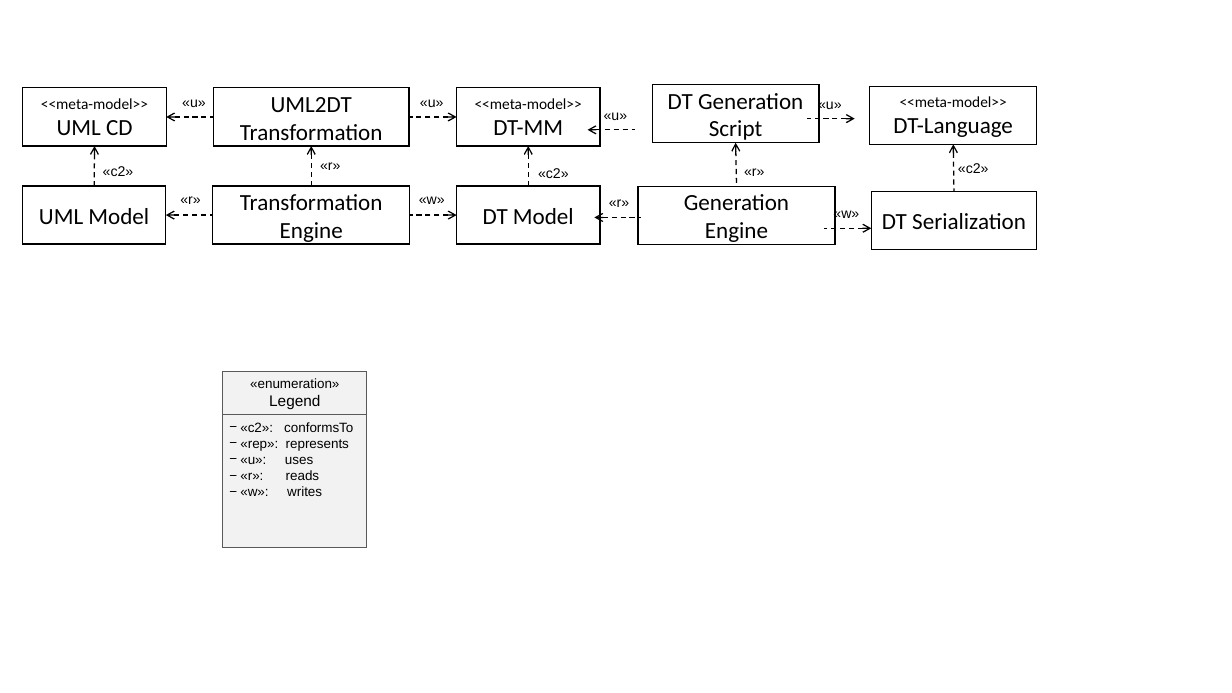
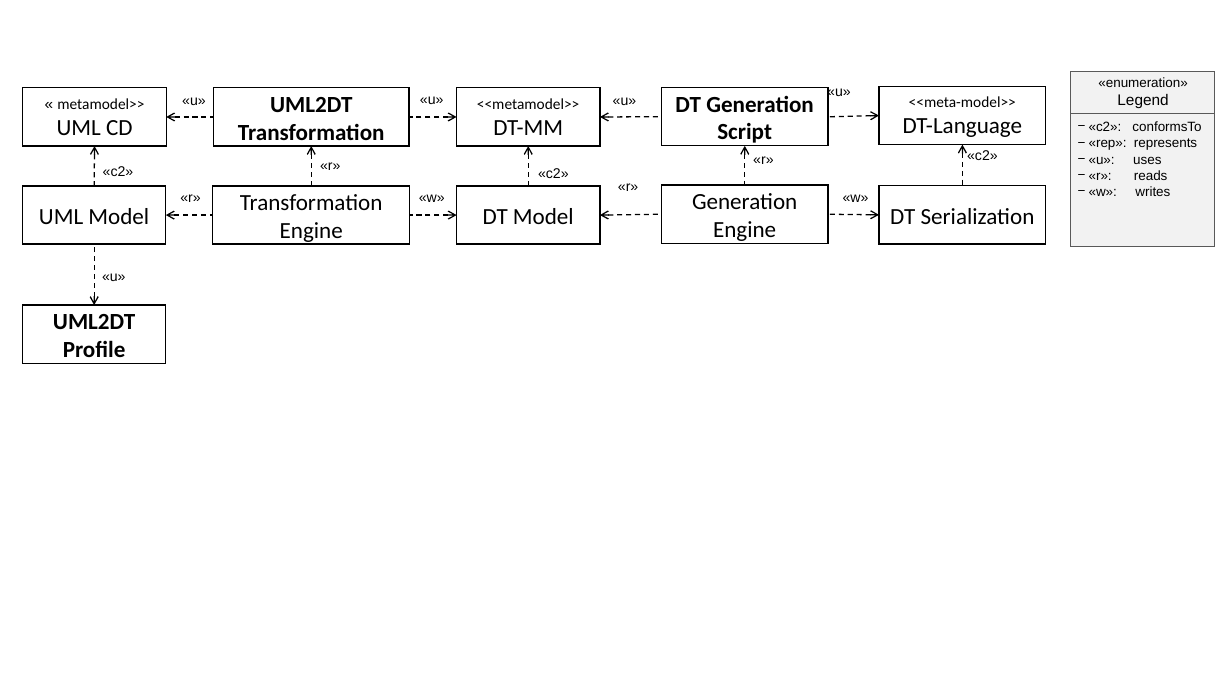
Before and after one commit to derlehner/dt_language_comparison, a slide deck: slide 20 of Figures.pptx (slide 12 before the commit). Drawn at 1232x693 pixels with LibreOffice and Linux fonts; fonts in the diff are those of the drawing. Boxes give left, top, right and bottom in pixels: in the first picture for what was removed or moved away, otherwise in the second. Text is boxed around its words. In the diff, an @@ line names an element or a change of style, - is before the commit and + after.

```diff
--- a/Figures.pptx
+++ b/Figures.pptx
@@ rectangle "UML2DT Transformation" at bbox=[213, 88, 409, 146]: bold on @@
@@ rectangle "DT Generation Script" at bbox=[662, 88, 829, 146]: bold on @@
@@ rectangle "DT Generation Script": place and size @@
-rectangle "DT Generation Script" at bbox=[653, 85, 820, 143]
+rectangle "DT Generation Script" at bbox=[662, 88, 829, 146]
@@ rectangle "<<meta-model>>": place and size @@
-rectangle "<<meta-model>>" at bbox=[870, 86, 1037, 144]
+rectangle "<<meta-model>>" at bbox=[879, 87, 1046, 145]
@@ text in rectangle at bbox=[57, 98, 144, 109]: text changed @@
-<<meta-model>>
+« metamodel>>
@@ text in rectangle at bbox=[477, 98, 579, 109]: text changed @@
-<<meta-model>>
+<<metamodel>>
@@ arrow moved from (588, 130) - (635, 130) to (600, 117) - (662, 116) @@
@@ arrow moved from (855, 118) - (808, 118) to (879, 116) - (828, 116) @@
@@ 2 texts, 1 rectangle, 1 line: place and size @@
-2 texts, 1 rectangle, 1 line at bbox=[223, 372, 367, 547]
+2 texts, 1 rectangle, 1 line at bbox=[1071, 71, 1215, 247]
@@ arrow moved from (736, 143) - (737, 187) to (745, 146) - (745, 185) @@
@@ text "«c2»": place and size @@
-text "«c2»" at bbox=[958, 163, 989, 173]
+text "«c2»" at bbox=[967, 150, 998, 160]
@@ arrow moved from (954, 144) - (954, 191) to (963, 145) - (963, 186) @@
@@ rectangle "Generation": place and size @@
-rectangle "Generation" at bbox=[638, 187, 835, 245]
+rectangle "Generation" at bbox=[662, 185, 829, 243]
@@ 5 texts: place and size @@
-5 texts at bbox=[604, 97, 859, 221]
+5 texts at bbox=[613, 87, 869, 202]
@@ rectangle "DT Serialization": place and size @@
-rectangle "DT Serialization" at bbox=[872, 191, 1037, 250]
+rectangle "DT Serialization" at bbox=[879, 186, 1046, 244]
@@ arrow moved from (594, 217) - (641, 217) to (600, 215) - (662, 214) @@
@@ arrow moved from (872, 228) - (824, 228) to (879, 215) - (828, 214) @@
@@ arrow added from (94, 244) to (94, 305), #000000 1 pt dashed @@
@@ text added at bbox=[102, 273, 126, 281], 11 pt, text #000000 @@
+«u»
@@ rectangle added at bbox=[22, 305, 165, 363], fill #FFFFFF, outline #000000 1 pt, 18 pt, text #000000, bold @@
+UML2DT Profile
```
Also in this commit, not shown: 3 other slides changed, 3 slides added.
